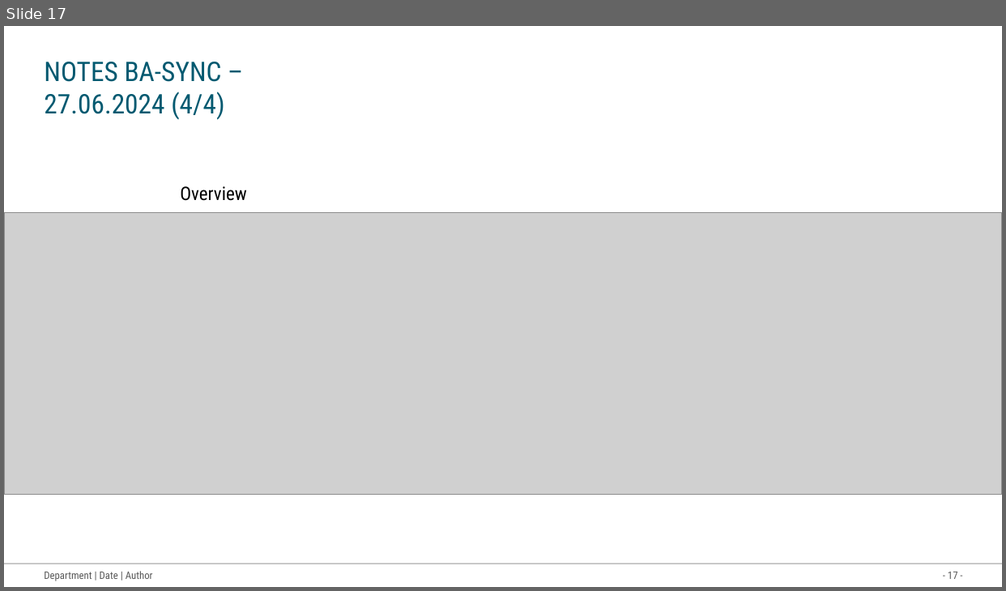
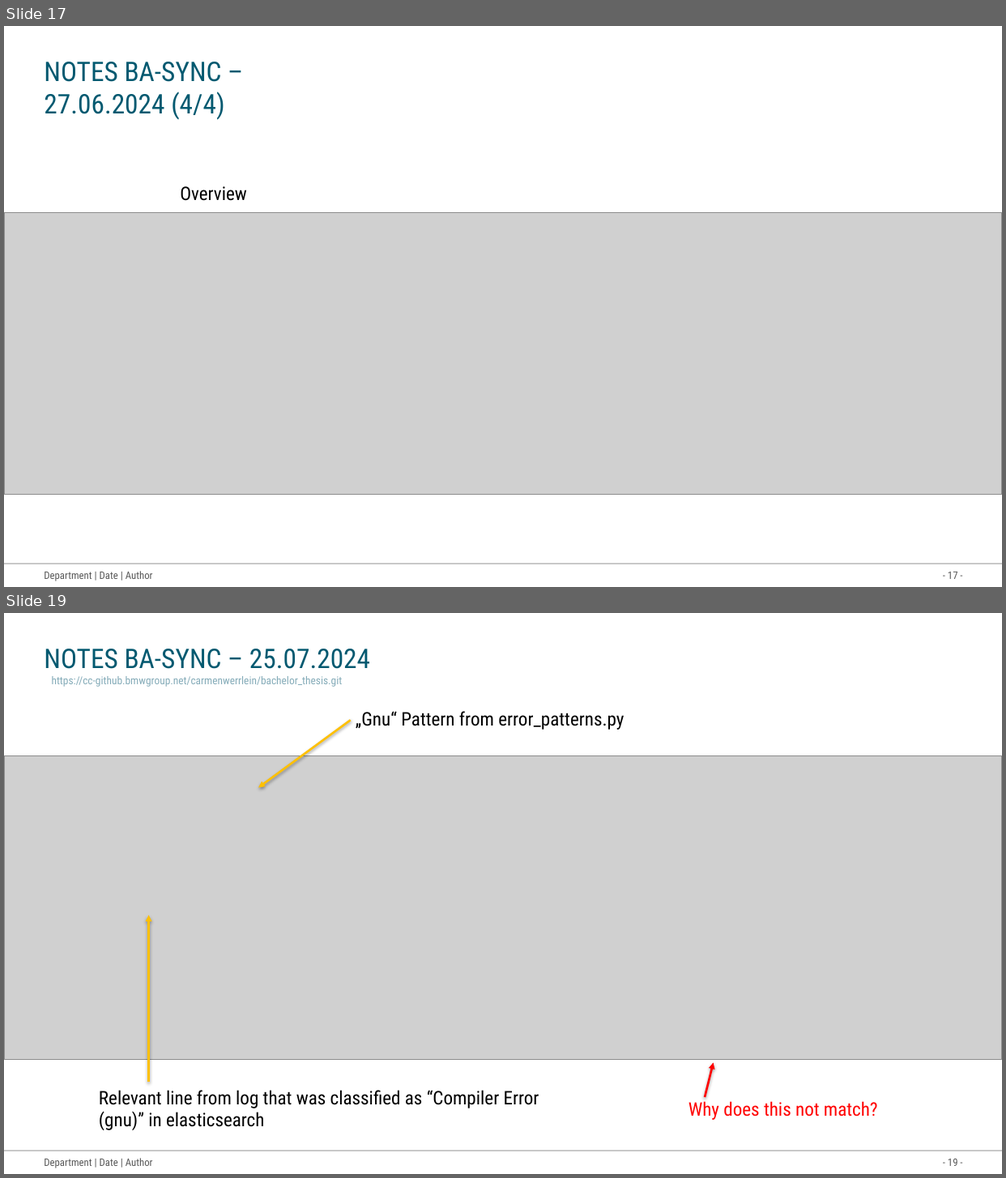
Before and after one commit to Werrwolf/bachelor-thesis, a slide deck: dokumentation_things/Roadmap Bachelor thesis.pptx. Shown one above the other, each under a label of ours: slide 17 before the commit, slides 17 and 19 after it; the slides between them are not shown. The pictures are 1006x591 and 1006x1178 pixels, drawn with LibreOffice and Linux fonts; fonts in the diff are those of the drawing; grey boxes stand for pictures. Boxes give left, top, right and bottom in pixels: in the first picture for what was removed or moved away, otherwise in the second. Text is boxed around its words. In the diff, an @@ line names an element or a change of style, - is before the commit and + after.

```diff
--- a/dokumentation_things/Roadmap Bachelor thesis.pptx
+++ b/dokumentation_things/Roadmap Bachelor thesis.pptx
@@ slide 19 added at (4,613,1002,1174), background #FFFFFF; not listed: 3 template elements that a slide beside it also shows @@
@@ title added at (44,649,370,669), 26 pt, text #035970 @@
+NOTES BA-SYNC – 25.07.2024
@@ text added at (52,676,343,687), 10.5 pt, text #85ACB9 @@
+https://cc-github.bmwgroup.net/carmenwerrlein/bachelor_thesis.git
@@ arrow added from (351, 720) to (258, 787), #FFC000 2 pt @@
@@ text added at (356,711,624,730), 18 pt, text #000000 @@
+„Gnu“ Pattern from error_patterns.py
@@ picture added at (4,756,1002,1060) @@
@@ arrow added from (148, 1082) to (148, 915), #FFC000 2 pt @@
@@ arrow added from (705, 1097) to (714, 1063), #FF0000 2 pt @@
@@ text added at (99,1090,539,1131), 18 pt, text #000000 @@
+Relevant line from log that was classified as “Compiler Error (gnu)” in elasticsearch
@@ text added at (688,1101,878,1120), 18 pt, text #FF0000 @@
+Why does this not match?
```
Also in this commit, not shown: 1 other slide added, 12 other files.
